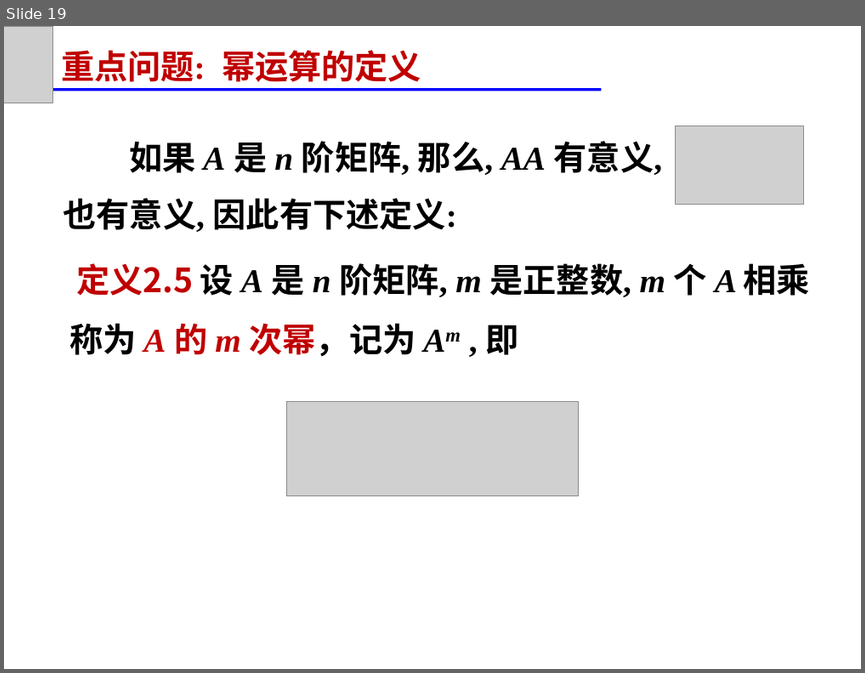
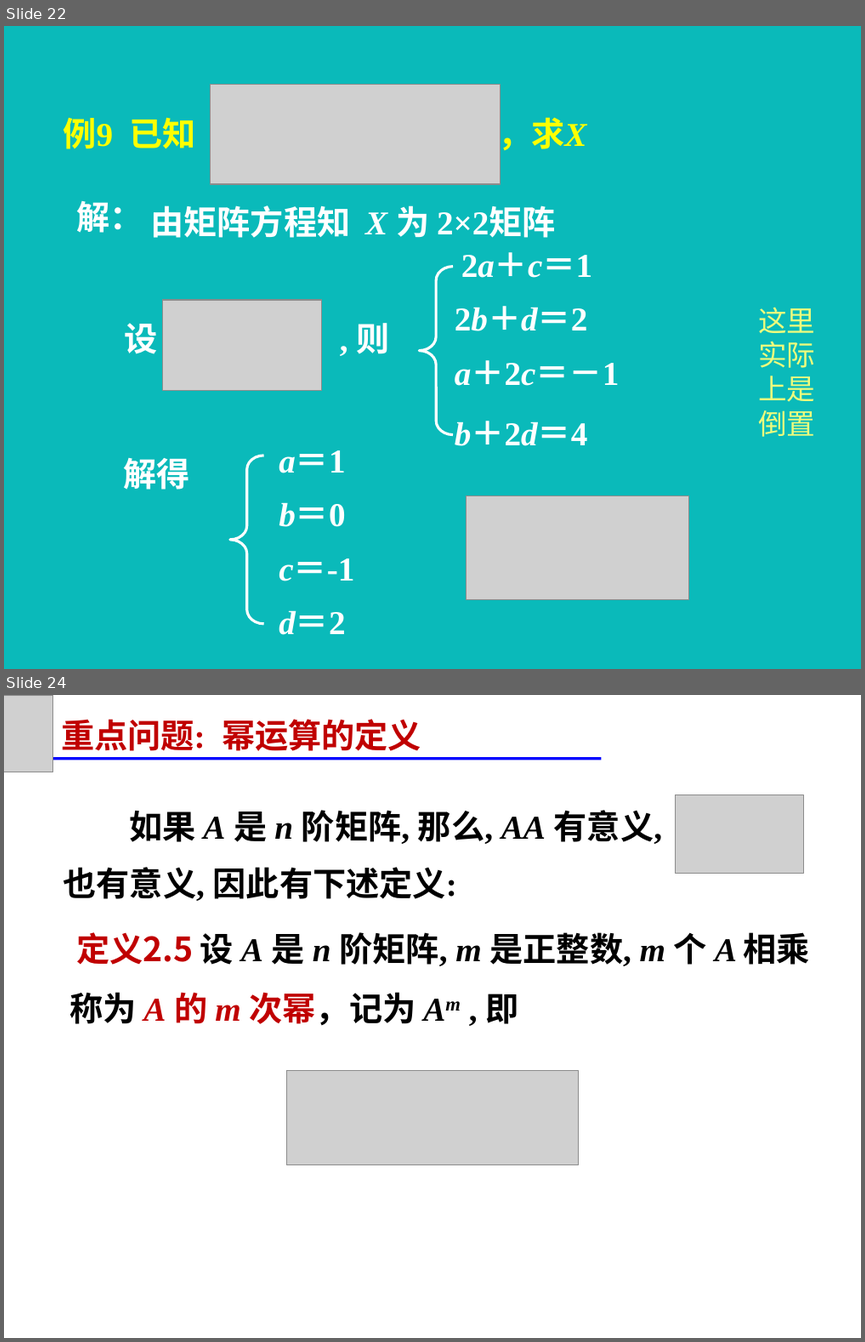
Before and after one commit to zeemeil/zeemeil.github.io, a slide deck: files/2025_2_LM/1024_0202.pptx. Shown one above the other, each under a label of ours: slide 19 before the commit, slides 22 and 24 after it; the slides between them are not shown. The pictures are 865x673 and 865x1342 pixels, drawn with LibreOffice and Linux fonts; fonts in the diff are those of the drawing; grey boxes stand for pictures. Boxes give left, top, right and bottom in pixels: in the first picture for what was removed or moved away, otherwise in the second. Text is boxed around its words. In the diff, an @@ line names an element or a change of style, - is before the commit and + after.

```diff
--- a/files/2025_2_LM/1024_0202.pptx
+++ b/files/2025_2_LM/1024_0202.pptx
@@ slide 22 added at (x1=4, y1=26, x2=861, y2=669), background #0ABABA @@
@@ picture added at (x1=210, y1=85, x2=500, y2=184) @@
@@ text added at (x1=63, y1=112, x2=587, y2=155), 28 pt, text #FFFF00, bold @@
+例9 已知 (矩阵方程)，求X
@@ text added at (x1=76, y1=201, x2=143, y2=233), 28 pt, text #FFFFFF, bold @@
+解：
@@ text added at (x1=151, y1=205, x2=556, y2=238), 28 pt, text #FFFFFF, bold @@
+由矩阵方程知 X 为 2×2矩阵
@@ text added at (x1=461, y1=252, x2=592, y2=278), 28 pt, text #FFFFFF, bold @@
+2a＋c＝1
@@ left brace added at (x1=419, y1=266, x2=452, y2=434), outline #FFFFFF 2.25 pt @@
@@ picture added at (x1=162, y1=300, x2=321, y2=390) @@
@@ text added at (x1=454, y1=306, x2=588, y2=331), 28 pt, text #FFFFFF, bold @@
+2b＋d＝2
@@ text added at (x1=124, y1=323, x2=157, y2=354), 28 pt, text #FFFFFF, bold @@
+设
@@ text added at (x1=357, y1=323, x2=390, y2=354), 28 pt, text #FFFFFF, bold @@
+, 则
@@ text added at (x1=758, y1=306, x2=815, y2=437), 24 pt, text #ECFB7D @@
+这里实际上是倒置
@@ text added at (x1=454, y1=360, x2=619, y2=386), 28 pt, text #FFFFFF, bold @@
+a＋2c＝－1
@@ text added at (x1=454, y1=420, x2=588, y2=446), 28 pt, text #FFFFFF, bold @@
+b＋2d＝4
@@ text added at (x1=124, y1=458, x2=190, y2=489), 28 pt, text #FFFFFF, bold @@
+解得
@@ left brace added at (x1=230, y1=455, x2=263, y2=624), outline #FFFFFF 2.25 pt @@
@@ text added at (x1=279, y1=450, x2=345, y2=473), 28 pt, text #FFFFFF, bold @@
+a＝1
@@ text added at (x1=279, y1=502, x2=345, y2=527), 28 pt, text #FFFFFF, bold @@
+b＝0
@@ picture added at (x1=466, y1=495, x2=688, y2=599) @@
@@ text added at (x1=279, y1=558, x2=354, y2=581), 28 pt, text #FFFFFF, bold @@
+c＝-1
@@ text added at (x1=279, y1=610, x2=345, y2=635), 28 pt, text #FFFFFF, bold @@
+d＝2
@@ what was slide 19 is now slide 24 @@
```
Also in this commit, not shown: 10 other slides added, 21 other files.
